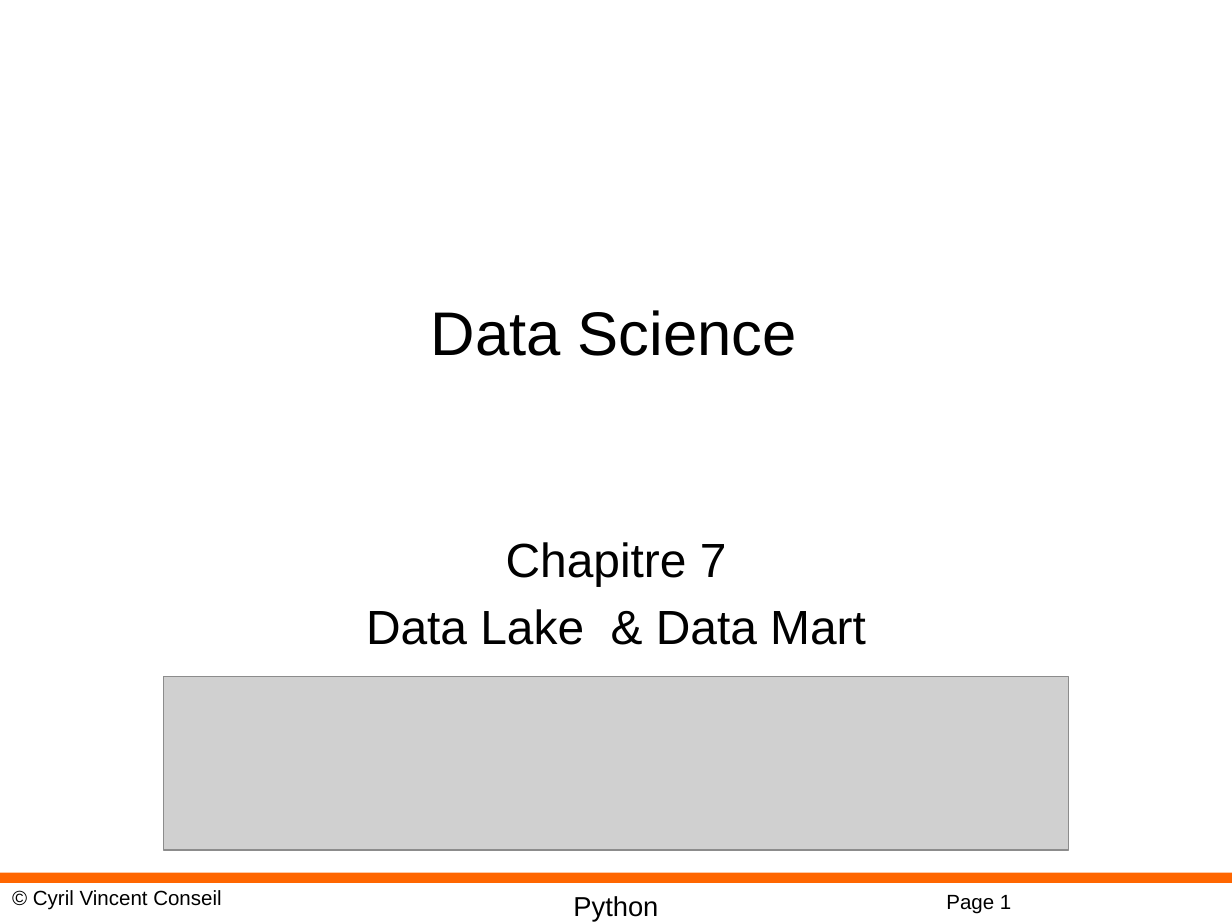
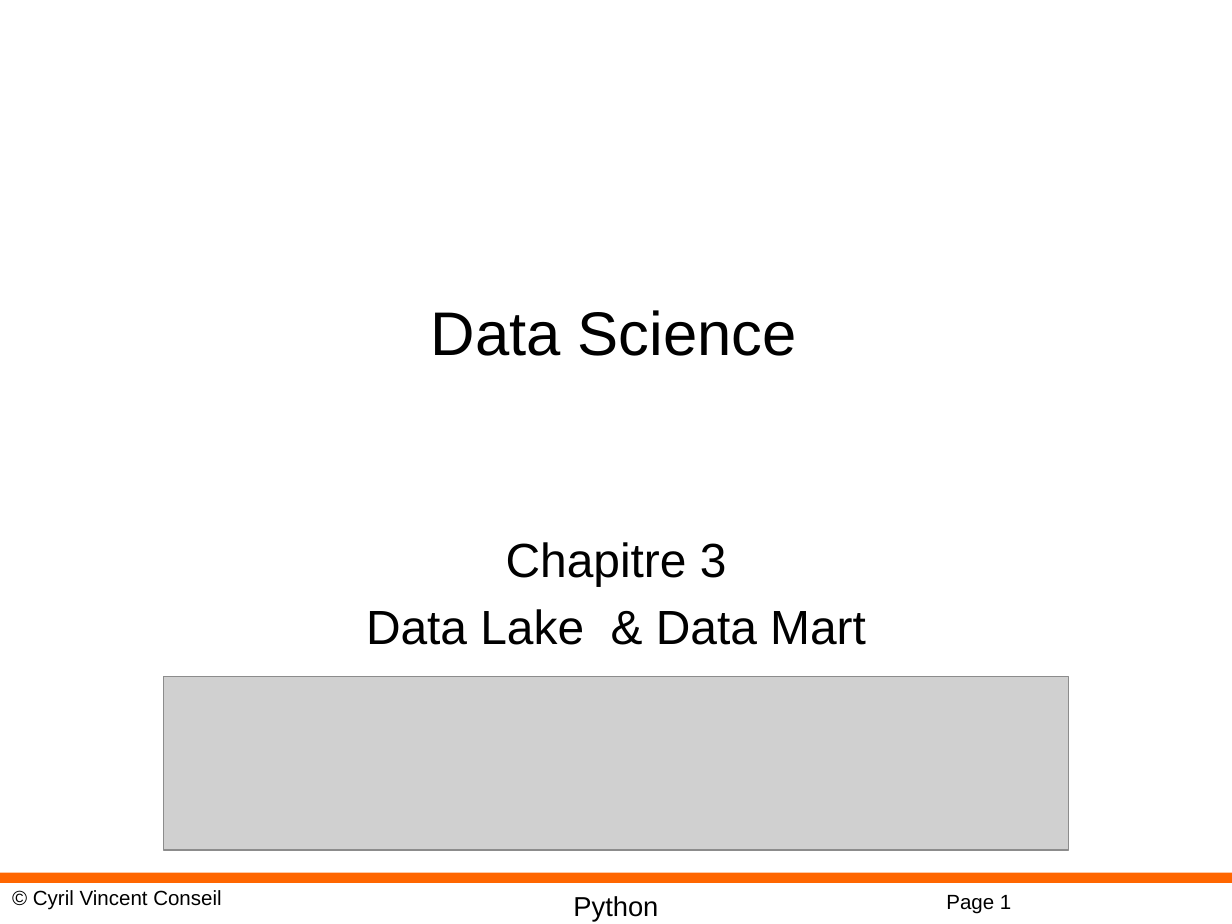
Before and after one commit to cyrilvincent/ML, a slide deck: slide 1 of PPT/MachineLearning03-DataLakeAndMart.pptx. Drawn at 1232x924 pixels with LibreOffice and Linux fonts; fonts in the diff are those of the drawing; grey boxes stand for pictures; background and template pictures are left out. Boxes give left, top, right and bottom in pixels: in the first picture for what was removed or moved away, otherwise in the second. Text is boxed around its words. In the diff, an @@ line names an element or a change of style, - is before the commit and + after.

```diff
--- a/PPT/MachineLearning03-DataLakeAndMart.pptx
+++ b/PPT/MachineLearning03-DataLakeAndMart.pptx
@@ subtitle at (506,542,727,586): text changed @@
-Chapitre 7
+Chapitre 3
```
Also in this commit, not shown: 1 other file.
